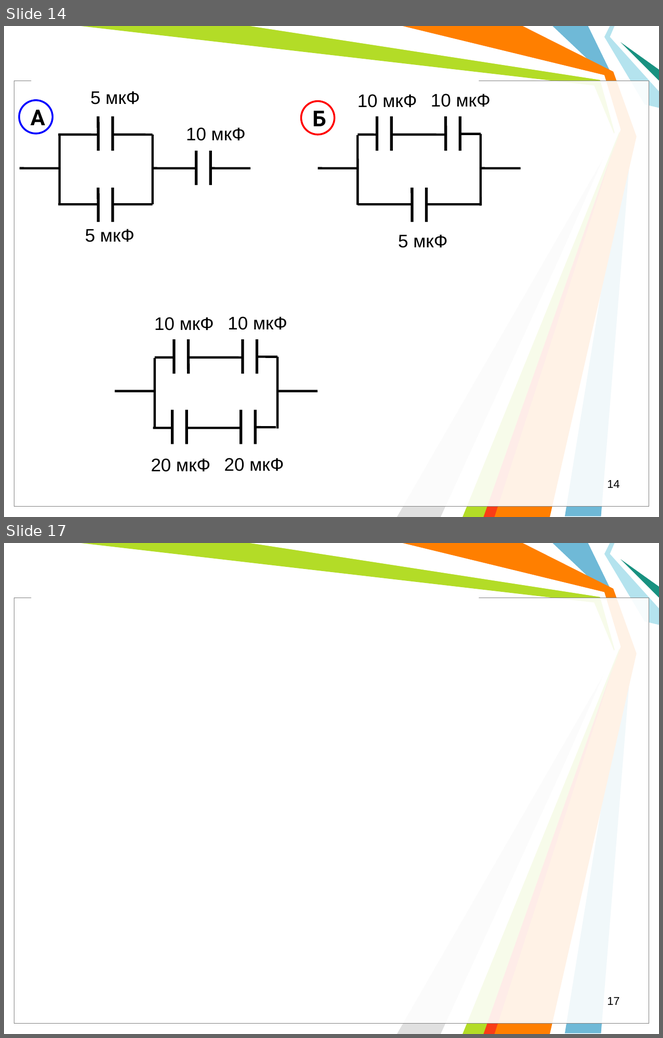
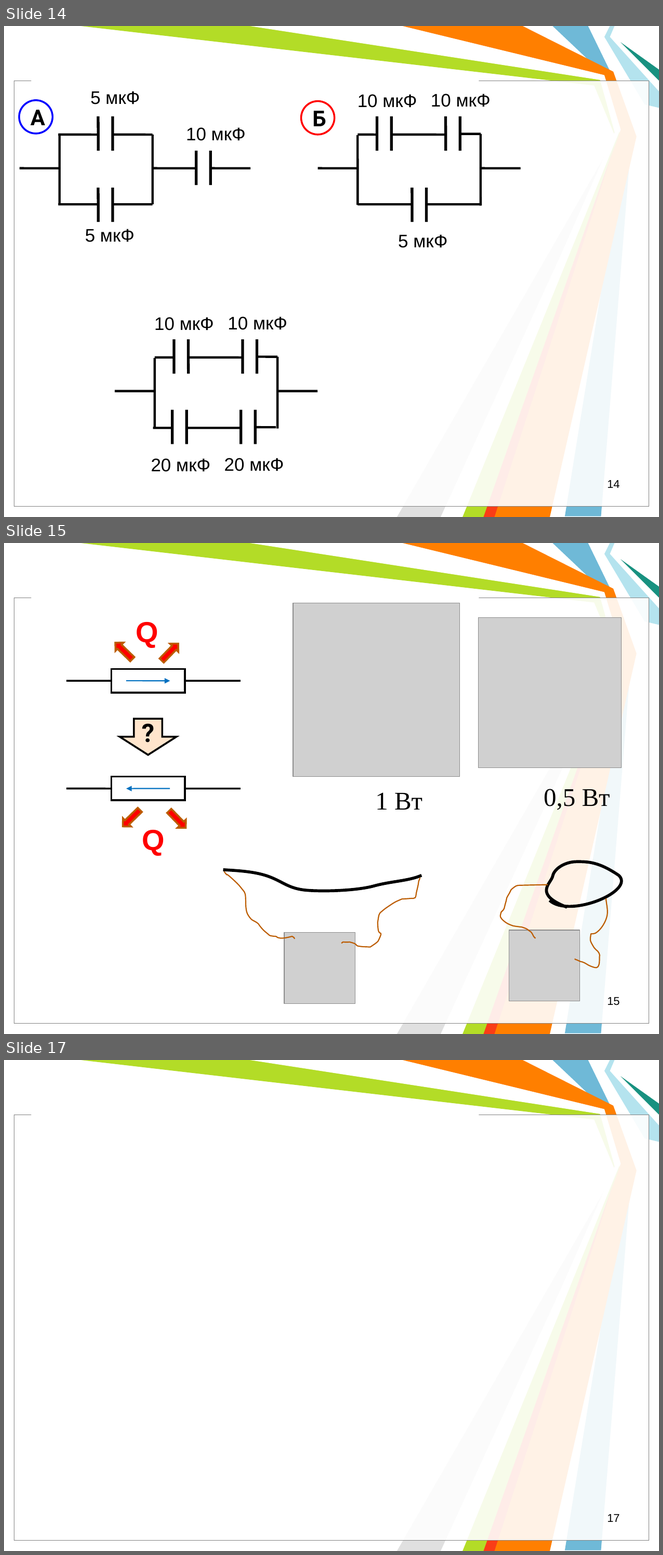
Before and after one commit to l432/NMK, a slide deck: Lecture/FIT/Less00.ppt. Shown one above the other, each under a label of ours: slides 14 and 17 before the commit, slides 14, 15 and 17 after it; the slides between them are not shown. The pictures are 663x1038 and 663x1555 pixels, drawn with LibreOffice and Linux fonts; fonts in the diff are those of the drawing; grey boxes stand for pictures; background and template pictures are left out. Boxes give left, top, right and bottom in pixels: in the first picture for what was removed or moved away, otherwise in the second. Text is boxed around its words. In the diff, an @@ line names an element or a change of style, - is before the commit and + after.

```diff
--- a/Lecture/FIT/Less00.ppt
+++ b/Lecture/FIT/Less00.ppt
@@ slide 15 added at [4, 543, 659, 1034], background #FFFFFF; not listed: 11 template elements that a slide beside it also shows @@
@@ picture added at [293, 603, 460, 776] @@
@@ picture added at [478, 618, 622, 768] @@
@@ text added at [136, 622, 158, 648], 32 pt, text #FF0000, bold @@
+Q
@@ up arrow added at [111, 639, 137, 664], fill #FF0000, outline #BC5C00 2.01 pt @@
@@ up arrow added at [157, 640, 182, 665], fill #FF0000, outline #BC5C00 2.01 pt @@
@@ line added from (66, 681) to (241, 681), #000000 2.01 pt @@
@@ rectangle added at [112, 669, 185, 692], fill #FFFFFF, outline #000000 2.01 pt @@
@@ arrow added from (127, 681) to (170, 681), #0070C0 1.25 pt @@
@@ down arrow added at [120, 719, 176, 755], fill #FFE5CC, outline #000000 2.01 pt, 28 pt, text #000000, bold @@
+?
@@ line added from (66, 788) to (241, 788), #000000 2.01 pt @@
@@ rectangle added at [112, 777, 185, 800], fill #FFFFFF, outline #000000 2.01 pt @@
@@ arrow added from (170, 788) to (127, 788), #0070C0 1.25 pt @@
@@ text added at [544, 789, 610, 810], 28 pt, text #000000 @@
+0,5 Вт
@@ up arrow added at [119, 806, 144, 831], fill #FF0000, outline #BC5C00 2.01 pt @@
@@ up arrow added at [165, 807, 190, 832], fill #FF0000, outline #BC5C00 2.01 pt @@
@@ text added at [375, 793, 423, 810], 28 pt, text #000000 @@
+1 Вт
@@ text added at [142, 830, 165, 856], 32 pt, text #FF0000, bold @@
+Q
@@ freeform shape added at [223, 870, 422, 891], outline #000000 3.26 pt @@
@@ freeform shape added at [546, 862, 622, 908], outline #000000 3.26 pt @@
@@ freeform shape added at [224, 872, 295, 939], outline #BC5C00 1.25 pt @@
@@ freeform shape added at [341, 878, 420, 947], outline #BC5C00 1.25 pt @@
@@ freeform shape added at [501, 885, 548, 939], outline #BC5C00 1.25 pt @@
@@ freeform shape added at [574, 899, 607, 968], outline #BC5C00 1.25 pt @@
@@ picture added at [509, 930, 580, 1002] @@
@@ picture added at [284, 933, 355, 1004] @@
@@ page number added at [607, 997, 620, 1006], 12.5 pt, text #000000 @@
+15
```
Also in this commit, not shown: 1 other slide added, 2 slides removed, 1 other file.
